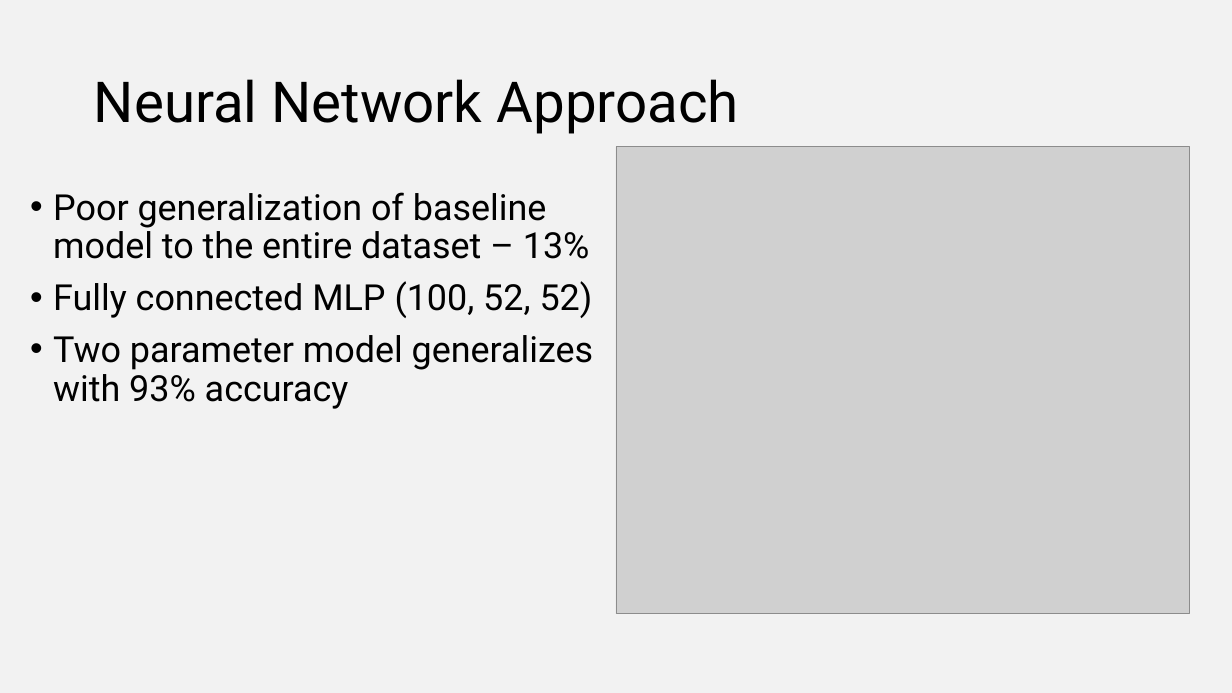
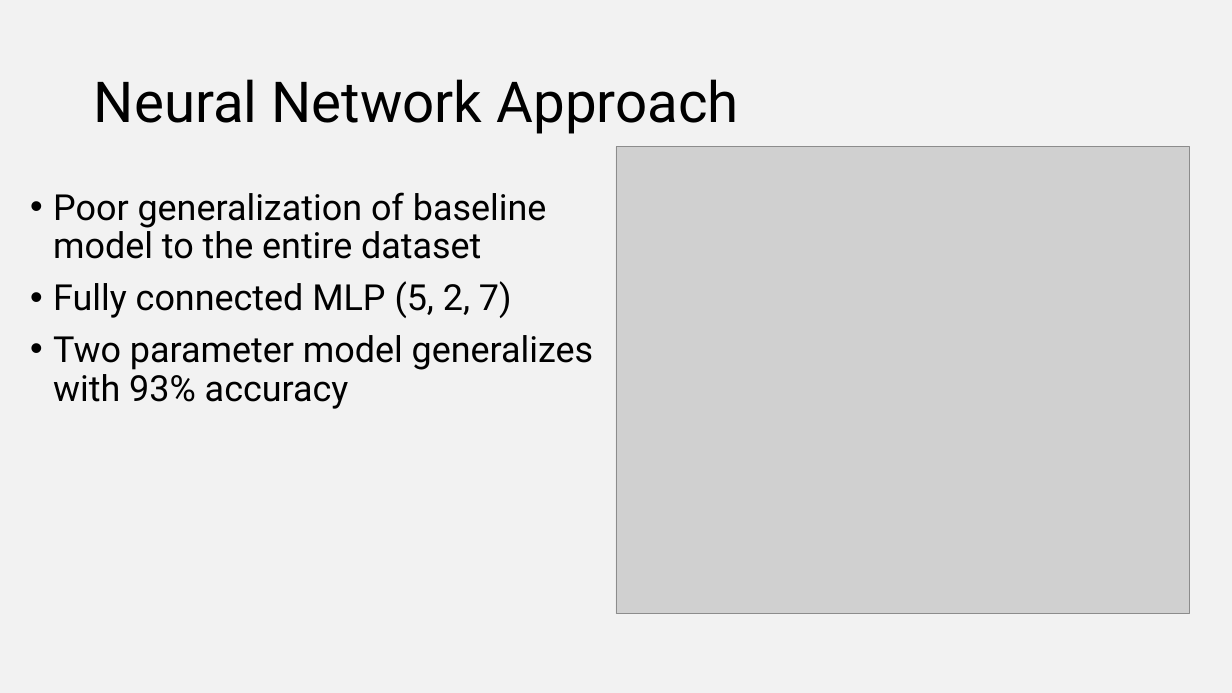
Before and after one commit to SanchoSamba/DS-project, a slide deck: slide 6 of presentation/Electric Grid Analysis.pptx. Drawn at 1232x693 pixels with LibreOffice and Linux fonts; fonts in the diff are those of the drawing; grey boxes stand for pictures. Boxes give left, top, right and bottom in pixels: in the first picture for what was removed or moved away, otherwise in the second. Text is boxed around its words. In the diff, an @@ line names an element or a change of style, - is before the commit and + after.

Commit message:
presentation

```diff
--- a/presentation/Electric Grid Analysis.pptx
+++ b/presentation/Electric Grid Analysis.pptx
@@ text at (53, 192, 547, 318): text changed @@
-• Poor generalization of baseline model to the entire dataset – 13%
-• Fully connected MLP (100, 52, 52)
+• Poor generalization of baseline model to the entire dataset
+• Fully connected MLP (5, 2, 7)
```
Also in this commit, not shown: 1 other slide changed.
